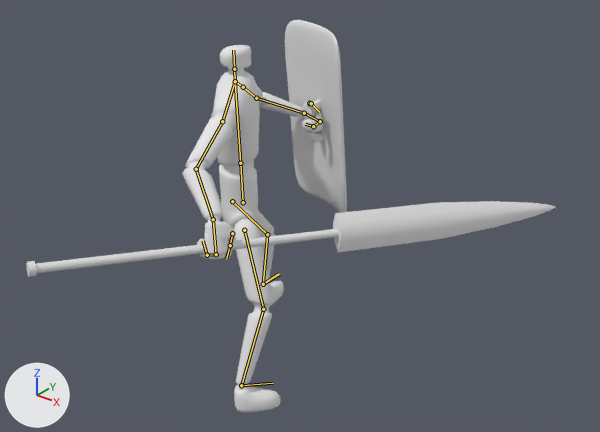
The Blender file Animation/Enemy1Attack1.blend: old version first, new version second.
Both versions are drawn from a 50 mm camera at (247.0, -262.0, 247.0) aimed at (38.0, 0.0, 85.0). The lights are fixed; the arrows at lower left show +X, +Y and +Z. Both versions are drawn at frame 5 of the action 'Enemy1Guard'; the numbers are the values there. The bones that bend it are drawn over the model as lines.

Objects in the first picture: 'Enemy1', 'Shield', 'Spear'.
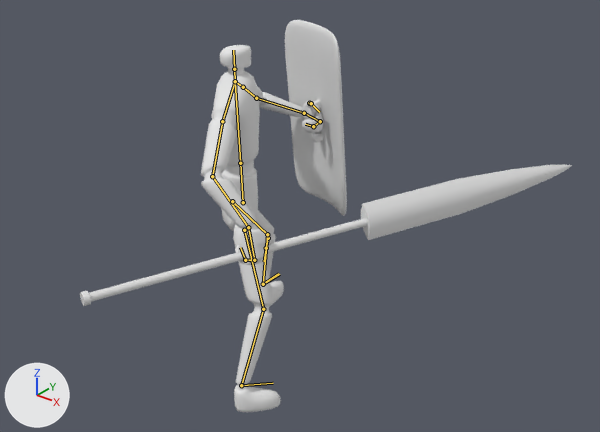
The edits, one by one:
Bone 'hand_ik_r' (bone_hand_ik_r) moves from (59.6, -14.2, -15.3) to (42.4, -6.3, -20.3).
Bone 'hand_ik_r' (bone_hand_ik_r) turns from (-30, 11, -22) to (-32, 16, -15) degrees about its own x, y and z.

Boxes [x1, y1, x2, y2] around the edits, measured in the pictures (600 x 432 px):
'Enemy1', posed (13% narrower): before [183, 45, 323, 412]; after [201, 45, 323, 412]
'Spear', posed (7% narrower, 84% taller): before [26, 201, 555, 277]; after [80, 165, 572, 306]
